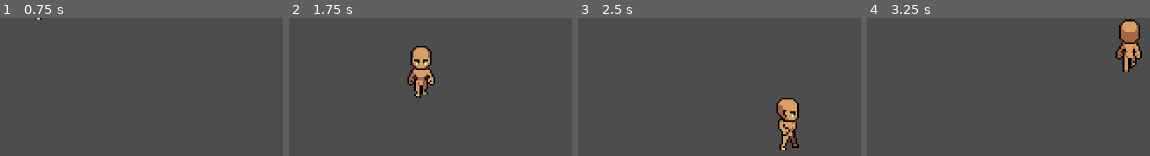
Above: before the commit, frames 1-4 (left to right).
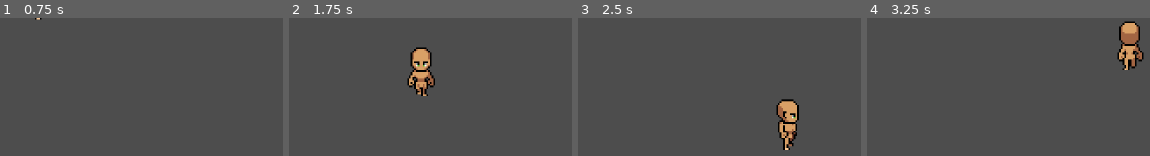
Above: after the commit, the same moments.

Repository: minwu85/DungeonDiner
Game: Godot game, scene res://scences/player.tscn
The game is run twice, just before and just after one commit, with the same random seed, the same clock (stepped at 60 frames per second) and the same inputs.
Inputs:
- Up to frame 1 (0.75 s): tap Enter at 0.5 s; hold Right (ui_right) from 0.53 s (still down); tap E (attack, bound only after the commit) at 0.6 s
- Up to frame 2 (1.75 s): tap Space at 1.25 s; release Right (ui_right) at 1.28 s; hold Down (ui_down) from 1.28 s (still down); tap E (attack, bound only after the commit) at 1.35 s
- Up to frame 3 (2.5 s): release Down (ui_down) at 2.03 s; hold Right (ui_right) from 2.03 s (still down); tap E (attack, bound only after the commit) at 2.1 s
- Up to frame 4 (3.25 s): release Right (ui_right) at 2.78 s; hold Up (ui_up) from 2.78 s (still down); tap E (attack, bound only after the commit) at 2.85 s

Frame 1 is identical in both runs. In frame 2, 1.6% of the frame differs, in the area x 41-52%, y 20-58%; in frame 3, 1.5%; in frame 4, 1.3%.

Commit message:
update basic combat system

Diff:
--- a/enemy.gd
+++ /dev/null
@@ -1,30 +0,0 @@
-extends CharacterBody2D
-
-var speed = 45
-var player_chase =false
-var player =null
-
-func _physics_process(delta):
-	if player_chase:
-		position+=(player.position -position).normalized()*speed*delta
-		move_and_collide(Vector2(0,0))
-
-		$AnimatedSprite2D.play("ske_run")
-		if(player.position.x-position.x)<0:
-			$AnimatedSprite2D.flip_h=true
-		else:
-			$AnimatedSprite2D.flip_h=false
-	else:
-		$AnimatedSprite2D.play("ske_idle")
-	move_and_slide()
-
-func _on_detection_area_body_entered(body: Node2D) -> void:
-	player=body
-	player_chase=true
-
-func _on_detection_area_body_exited(body: Node2D) -> void:
-	player=null
-	player_chase=false
-
-func enemy():
-	pass
--- a/project.godot
+++ b/project.godot
@@ -15,10 +15,22 @@
 config/features=PackedStringArray("4.4", "Forward Plus")
 config/icon="res://art/icon.svg"
 
+[autoload]
+
+global="*res://scripts/global.gd"
+
 [display]
 
 window/stretch/scale=2.5
 
+[input]
+
+attack={
+"deadzone": 0.5,
+"events": [Object(InputEventKey,"resource_local_to_scene":false,"resource_name":"","device":0,"window_id":0,"alt_pressed":false,"shift_pressed":false,"ctrl_pressed":false,"meta_pressed":false,"pressed":false,"keycode":0,"physical_keycode":69,"key_label":0,"unicode":0,"location":0,"echo":false,"script":null)
+]
+}
+
 [rendering]
 
 textures/canvas_textures/default_texture_filter=0
--- a/enemy.tscn
+++ b/scences/enemy.tscn
@@ -1,6 +1,6 @@
 [gd_scene load_steps=27 format=3 uid="uid://bxya8uarmfgru"]
 
-[ext_resource type="Script" uid="uid://cd14mx4e1fa3a" path="res://enemy.gd" id="1_iifgy"]
+[ext_resource type="Script" uid="uid://cd14mx4e1fa3a" path="res://scripts/enemy.gd" id="1_iifgy"]
 [ext_resource type="Texture2D" uid="uid://cyh03myxvq7oi" path="res://art/Entities/Mobs/Skeleton Crew/Skeleton - Base/Death/Death-Sheet.png" id="1_qi2p4"]
 [ext_resource type="Texture2D" uid="uid://bikuxi7viv6x7" path="res://art/Entities/Mobs/Skeleton Crew/Skeleton - Base/Idle/Idle-Sheet.png" id="2_iifgy"]
 [ext_resource type="Texture2D" uid="uid://c60cyo6mkacjt" path="res://art/Entities/Mobs/Skeleton Crew/Skeleton - Base/Run/Run-Sheet.png" id="3_epg4t"]
@@ -190,5 +190,11 @@
 position = Vector2(0, -13)
 shape = SubResource("CircleShape2D_iifgy")
 
+[node name="take_damage_cooldown" type="Timer" parent="."]
+wait_time = 0.5
+
 [connection signal="body_entered" from="detection_area" to="." method="_on_detection_area_body_entered"]
 [connection signal="body_exited" from="detection_area" to="." method="_on_detection_area_body_exited"]
+[connection signal="body_entered" from="enemy_hitbox" to="." method="_on_enemy_hitbox_body_entered"]
+[connection signal="body_exited" from="enemy_hitbox" to="." method="_on_enemy_hitbox_body_exited"]
+[connection signal="timeout" from="take_damage_cooldown" to="." method="_on_take_damage_cooldown_timeout"]
--- a/scences/player.tscn
+++ b/scences/player.tscn
@@ -359,7 +359,7 @@
 [sub_resource type="CircleShape2D" id="CircleShape2D_eqdch"]
 radius = 16.0
 
-[node name="CharacterBody2D" type="CharacterBody2D"]
+[node name="player" type="CharacterBody2D"]
 collision_layer = 3
 script = ExtResource("1_s4ay6")
 
@@ -382,5 +382,13 @@
 position = Vector2(0, -14)
 shape = SubResource("CircleShape2D_eqdch")
 
+[node name="attack_cooldown" type="Timer" parent="."]
+wait_time = 0.5
+
+[node name="deal_attack_timer" type="Timer" parent="."]
+wait_time = 0.5
+
 [connection signal="body_entered" from="player_hitbox" to="." method="_on_player_hitbox_body_entered"]
 [connection signal="body_exited" from="player_hitbox" to="." method="_on_player_hitbox_body_exited"]
+[connection signal="timeout" from="attack_cooldown" to="." method="_on_attack_cooldown_timeout"]
+[connection signal="timeout" from="deal_attack_timer" to="." method="_on_deal_attack_timer_timeout"]
--- a/scences/world.tscn
+++ b/scences/world.tscn
@@ -10,7 +10,7 @@
 [ext_resource type="Texture2D" uid="uid://b7a3sthu2hgt3" path="res://art/Environment/Props/Static/Trees/Model_01/Size_03.png" id="7_i8tw1"]
 [ext_resource type="Texture2D" uid="uid://ce1bhttmiq7l4" path="res://art/Environment/Props/Static/Trees/Model_02/Size_02.png" id="8_nxund"]
 [ext_resource type="PackedScene" uid="uid://bsx5o2bhaujvq" path="res://scences/player.tscn" id="10_nxund"]
-[ext_resource type="PackedScene" uid="uid://bxya8uarmfgru" path="res://enemy.tscn" id="11_d4bdn"]
+[ext_resource type="PackedScene" uid="uid://bxya8uarmfgru" path="res://scences/enemy.tscn" id="11_d4bdn"]
 
 [sub_resource type="TileSetAtlasSource" id="TileSetAtlasSource_nxund"]
 texture = ExtResource("7_0y1m3")
--- /dev/null
+++ b/scripts/enemy.gd
@@ -0,0 +1,59 @@
+extends CharacterBody2D
+
+var speed = 40
+var player_chase =false
+var player =null
+
+var health=100
+var player_inattack_zone=false
+var can_take_damage=true
+
+func _physics_process(delta):
+	deal_with_damage()
+
+	if player_chase:
+		position+=(player.position -position).normalized()*speed*delta
+		move_and_collide(Vector2(0,0))
+
+		$AnimatedSprite2D.play("ske_run")
+		if(player.position.x-position.x)<0:
+			$AnimatedSprite2D.flip_h=true
+		else:
+			$AnimatedSprite2D.flip_h=false
+	else:
+		$AnimatedSprite2D.play("ske_idle")
+	move_and_slide()
+
+func _on_detection_area_body_entered(body: Node2D) -> void:
+	player=body
+	player_chase=true
+
+func _on_detection_area_body_exited(body: Node2D) -> void:
+	player=null
+	player_chase=false
+
+func enemy():
+	pass
+
+
+func _on_enemy_hitbox_body_entered(body):
+	if body.has_method("player"):
+		player_inattack_zone=true
+
+func _on_enemy_hitbox_body_exited(body):
+	if body.has_method("player"):
+		player_inattack_zone=false
+
+func deal_with_damage():
+	if player_inattack_zone and global.player_current_attack==true:
+		if can_take_damage==true:
+			health=health-20
+			$take_damage_cooldown.start()
+			can_take_damage=false
+			print("skeleton health = ", health)
+			if health <=0:
+				self.queue_free()
+
+
+func _on_take_damage_cooldown_timeout():
+	can_take_damage=true
--- /dev/null
+++ b/scripts/global.gd
@@ -0,0 +1,4 @@
+extends Node
+
+
+var player_current_attack=false
--- a/scripts/player.gd
+++ b/scripts/player.gd
@@ -2,8 +2,10 @@
 
 var enemy_inattack_range=false
 var enemy_attack_cooldown =true
-var health=100
+var health=150
 var player_alive=true
+
+var attack_ip=false
 
 const speed = 100
 var current_dir = "none"
@@ -14,6 +16,13 @@
 func _physics_process(delta):
 	player_movement(delta)
 	enemy_attack()
+	attack()
+
+	if health <=0:
+		player_alive=false #go back to menu /respond->death
+		health =0
+		print("player has been killed")
+		self.queue_free()
 
 func player_movement(delta):
 	if Input.is_action_pressed("ui_right"):
@@ -50,29 +59,32 @@
 		if movement == 1:
 			anim.play("walk_side")
 		elif movement == 0:
-			anim.play("idle_side")
+			if attack_ip == false:
+				anim.play("idle_side")
 	if dir == "left":
 		anim.flip_h=true
 		if movement == 1:
 			anim.play("walk_side")
 		elif movement == 0:
-			anim.play("idle_side")
+			if attack_ip == false:
+				anim.play("idle_side")
 	if dir == "down":
 		anim.flip_h=true
 		if movement == 1:
 			anim.play("walk_down")
 		elif movement == 0:
-			anim.play("idle_down")
+			if attack_ip == false:
+				anim.play("idle_down")
 	if dir == "up":
 		anim.flip_h=true
 		if movement == 1:
 			anim.play("walk_up")
 		elif movement == 0:
-			anim.play("idle_up")
+			if attack_ip == false:
+				anim.play("idle_up")
 
 func player():
 	pass
-
 
 func _on_player_hitbox_body_entered(body):
 	if body.has_method("enemy"):
@@ -83,5 +95,37 @@
 		enemy_inattack_range=false
 
 func enemy_attack():
-	if enemy_inattack_range:
-		print("player -10 health")
+	if enemy_inattack_range and enemy_attack_cooldown ==true:
+		health=health-20
+		enemy_attack_cooldown=false
+		$attack_cooldown.start()
+		print(health)
+
+func _on_attack_cooldown_timeout():
+	enemy_attack_cooldown=true
+
+func attack():
+	var dir =current_dir
+
+	if Input.is_action_just_pressed("attack"):
+		global.player_current_attack=true
+		attack_ip=true
+		if dir=="right":
+			$AnimatedSprite2D.flip_h=false
+			$AnimatedSprite2D.play("hit_side")
+			$deal_attack_timer.start()
+		if dir=="left":
+			$AnimatedSprite2D.flip_h=true
+			$AnimatedSprite2D.play("hit_side")
+			$deal_attack_timer.start()
+		if dir=="down":
+			$AnimatedSprite2D.play("hit_down")
+			$deal_attack_timer.start()
+		if dir=="up":
+			$AnimatedSprite2D.play("hit_up")
+			$deal_attack_timer.start()
+
+func _on_deal_attack_timer_timeout():
+	$deal_attack_timer.stop()
+	global.player_current_attack=false
+	attack_ip=false
Renamed: enemy.gd.uid -> scripts/enemy.gd.uid
Not shown, added: scripts/global.gd.uid
